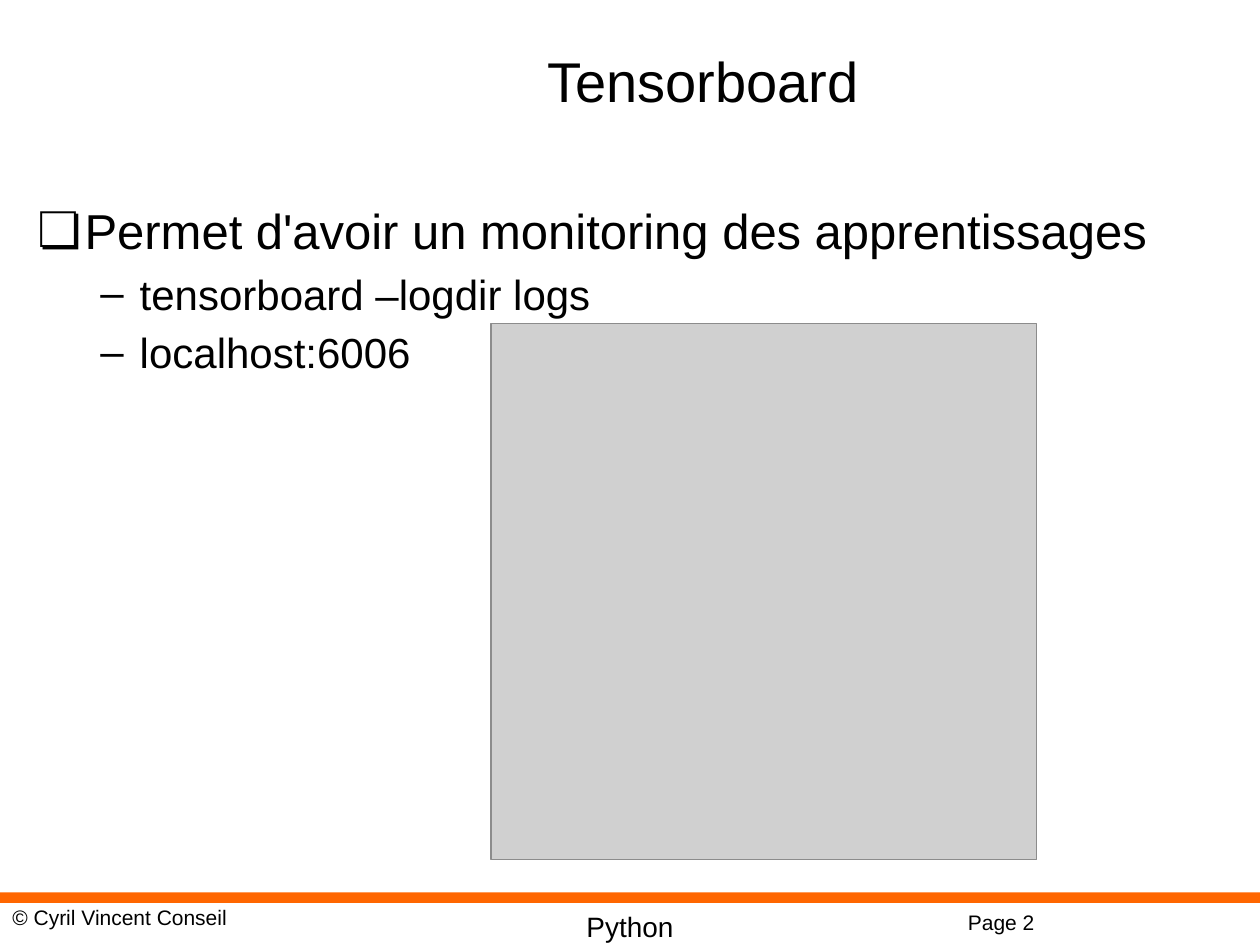
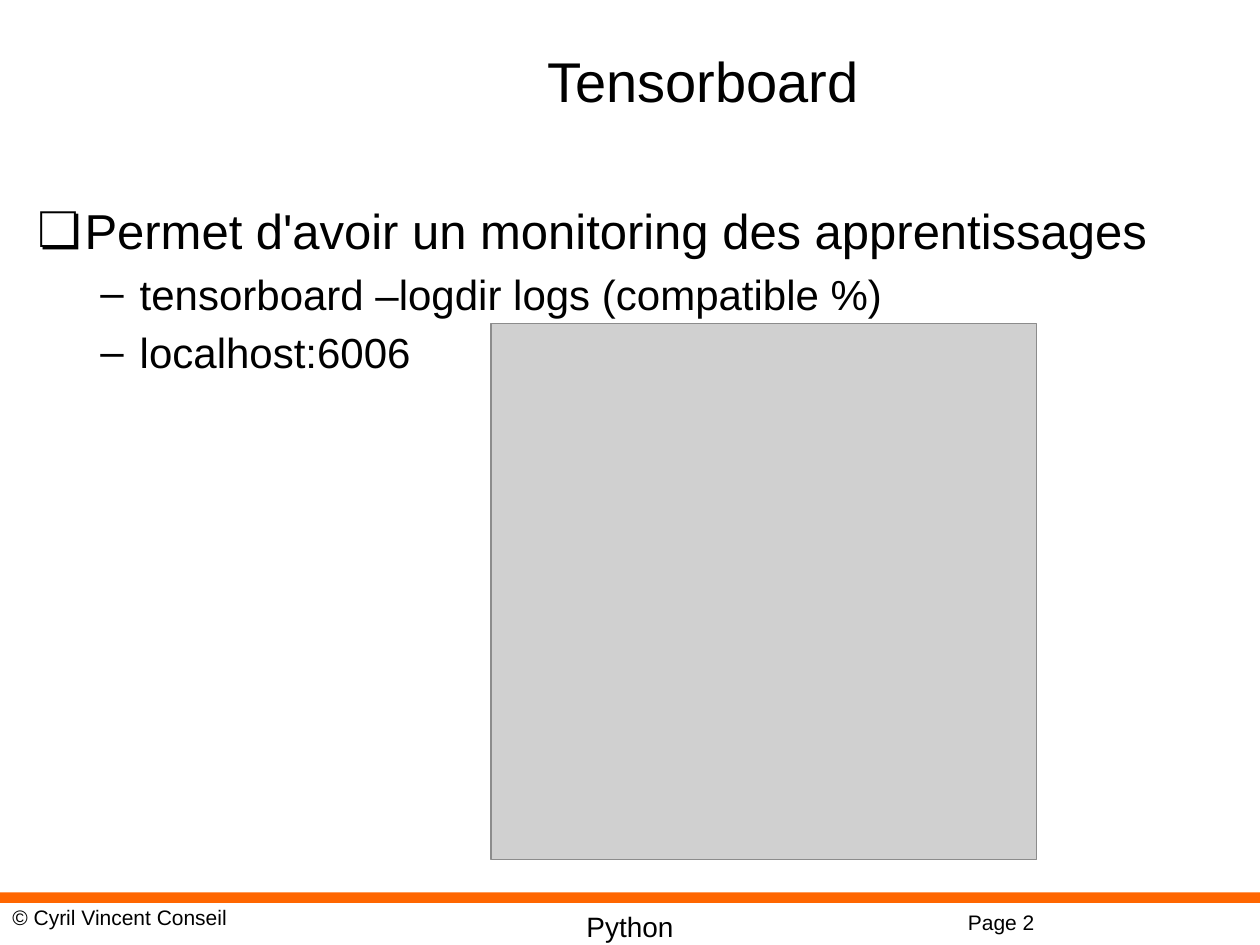
Before and after one commit to cyrilvincent/DL, a slide deck: slide 2 of PPT/DeepLearning18-Tensorboard.pptx. Drawn at 1260x945 pixels with LibreOffice and Linux fonts; fonts in the diff are those of the drawing; grey boxes stand for pictures; background and template pictures are left out. Boxes give left, top, right and bottom in pixels: in the first picture for what was removed or moved away, otherwise in the second. Text is boxed around its words. In the diff, an @@ line names an element or a change of style, - is before the commit and + after.

```diff
--- a/PPT/DeepLearning18-Tensorboard.pptx
+++ b/PPT/DeepLearning18-Tensorboard.pptx
@@ text at (140,279,819,318): text changed @@
-  – tensorboard –logdir logs
+  – tensorboard –logdir logs (compatible %)
```
Also in this commit, not shown: 11 other files.
